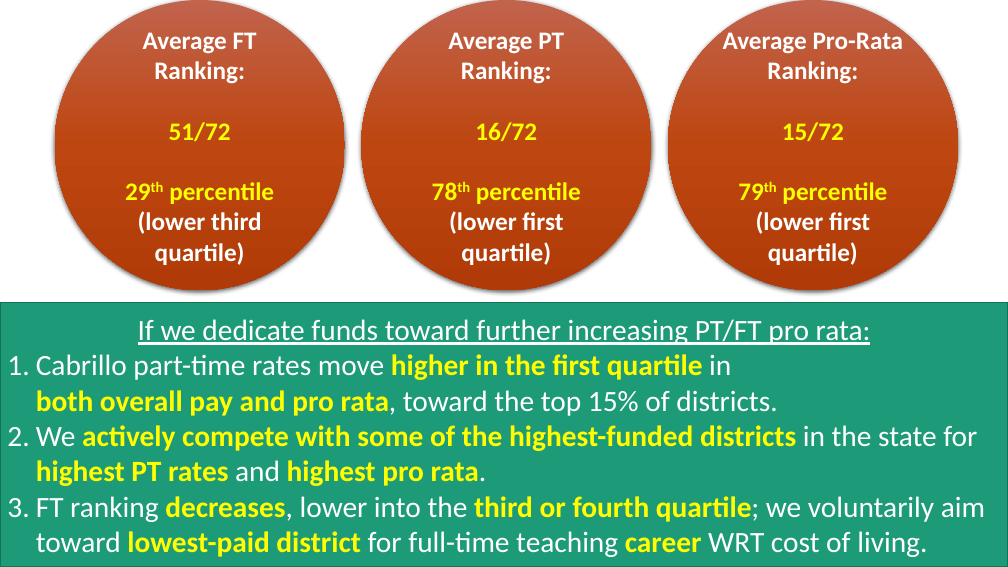
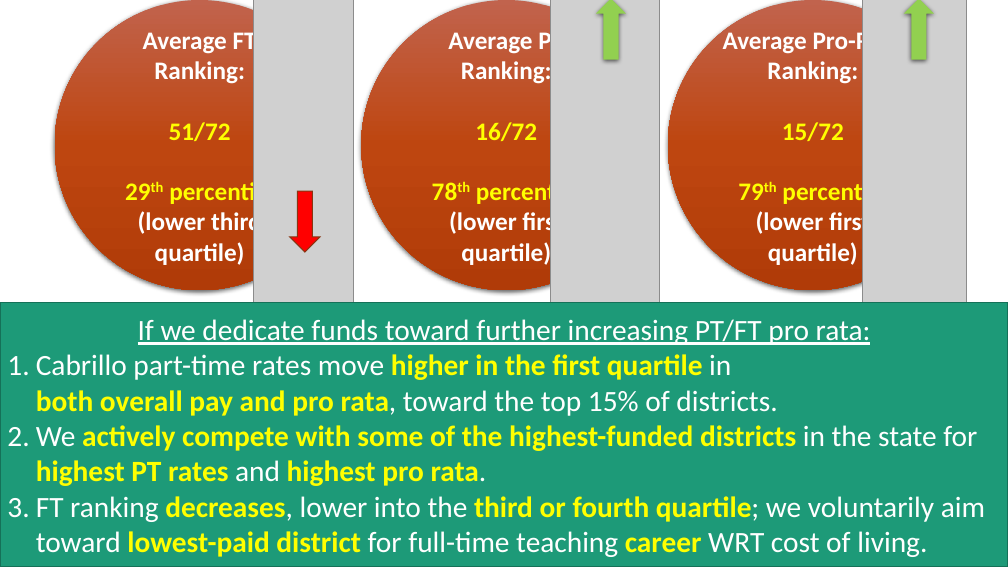
Before and after one commit to jeffreybergamini/ccc-salary-study, a slide deck: slide 12 of cabrillo-summary.pptx. Drawn at 1008x567 pixels with LibreOffice and Linux fonts; fonts in the diff are those of the drawing; grey boxes stand for pictures. Boxes give left, top, right and bottom in pixels: in the first picture for what was removed or moved away, otherwise in the second. Text is boxed around its words. In the diff, an @@ line names an element or a change of style, - is before the commit and + after.

```diff
--- a/cabrillo-summary.pptx
+++ b/cabrillo-summary.pptx
@@ picture added at <box>253,0,353,326</box> @@
@@ picture added at <box>551,0,659,321</box> @@
@@ up arrow added at <box>596,0,626,60</box>, fill #92D050 @@
@@ picture added at <box>863,0,967,325</box> @@
@@ up arrow added at <box>904,0,934,60</box>, fill #92D050 @@
@@ up arrow added at <box>290,191,320,253</box>, fill #FF0000, outline #873612 1 pt @@
```
Also in this commit, not shown: 5 other slides changed, 3 other files.
